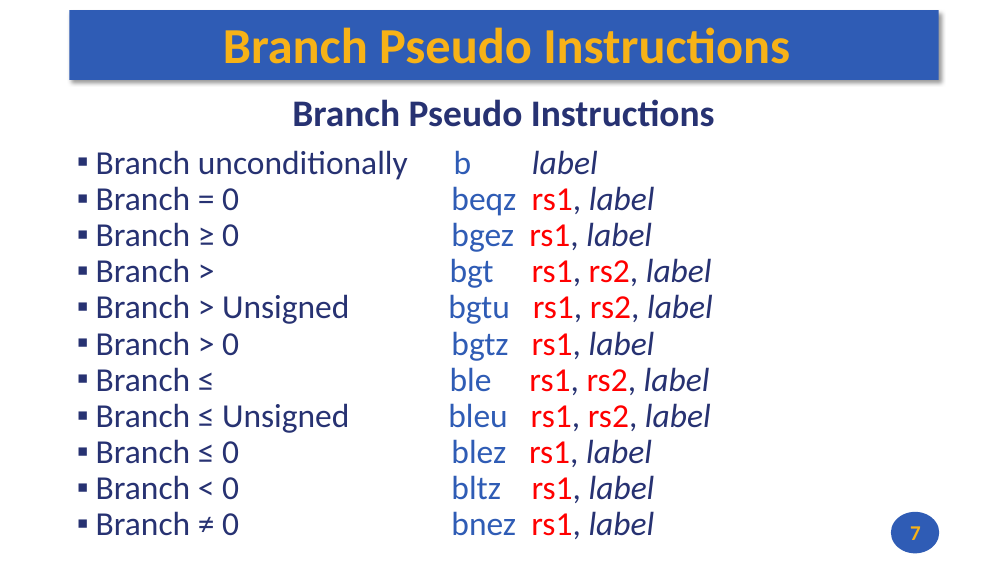
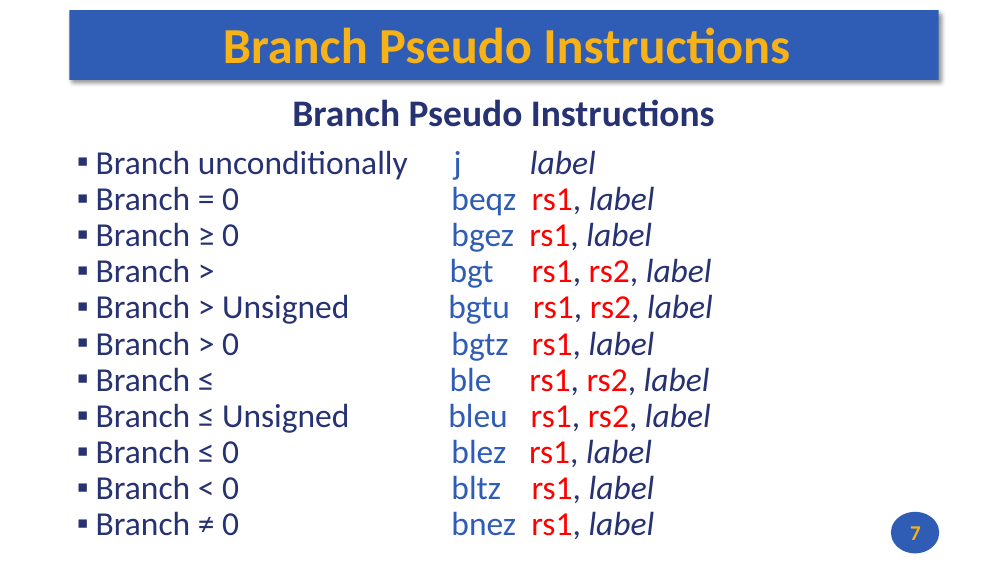
Before and after one commit to andrewt0301/hse-acos-course, a slide deck: slide 7 of docs/part1ca/05_MacrosBranchesArrays/CA_Lecture_05.pptx. Drawn at 1008x567 pixels with LibreOffice and Linux fonts; fonts in the diff are those of the drawing. Boxes give left, top, right and bottom in pixels: in the first picture for what was removed or moved away, otherwise in the second. Text is boxed around its words. In the diff, an @@ line names an element or a change of style, - is before the commit and + after.

```diff
--- a/docs/part1ca/05_MacrosBranchesArrays/CA_Lecture_05.pptx
+++ b/docs/part1ca/05_MacrosBranchesArrays/CA_Lecture_05.pptx
@@ text at (96,150,596,180): text changed @@
-▪ Branch unconditionally b label
+▪ Branch unconditionally j label
```
Also in this commit, not shown: 5 other slides changed, 1 other file.
